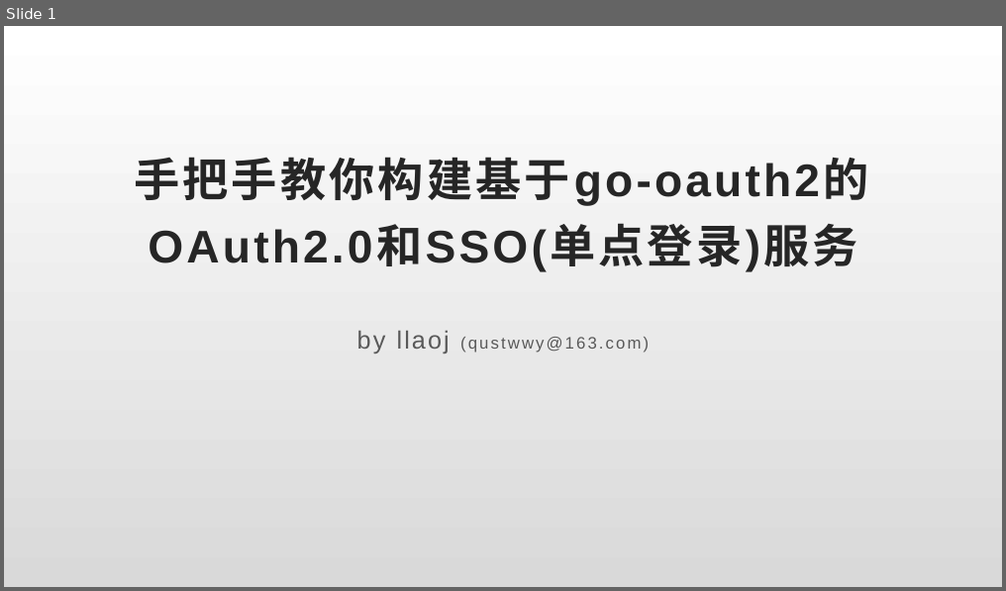
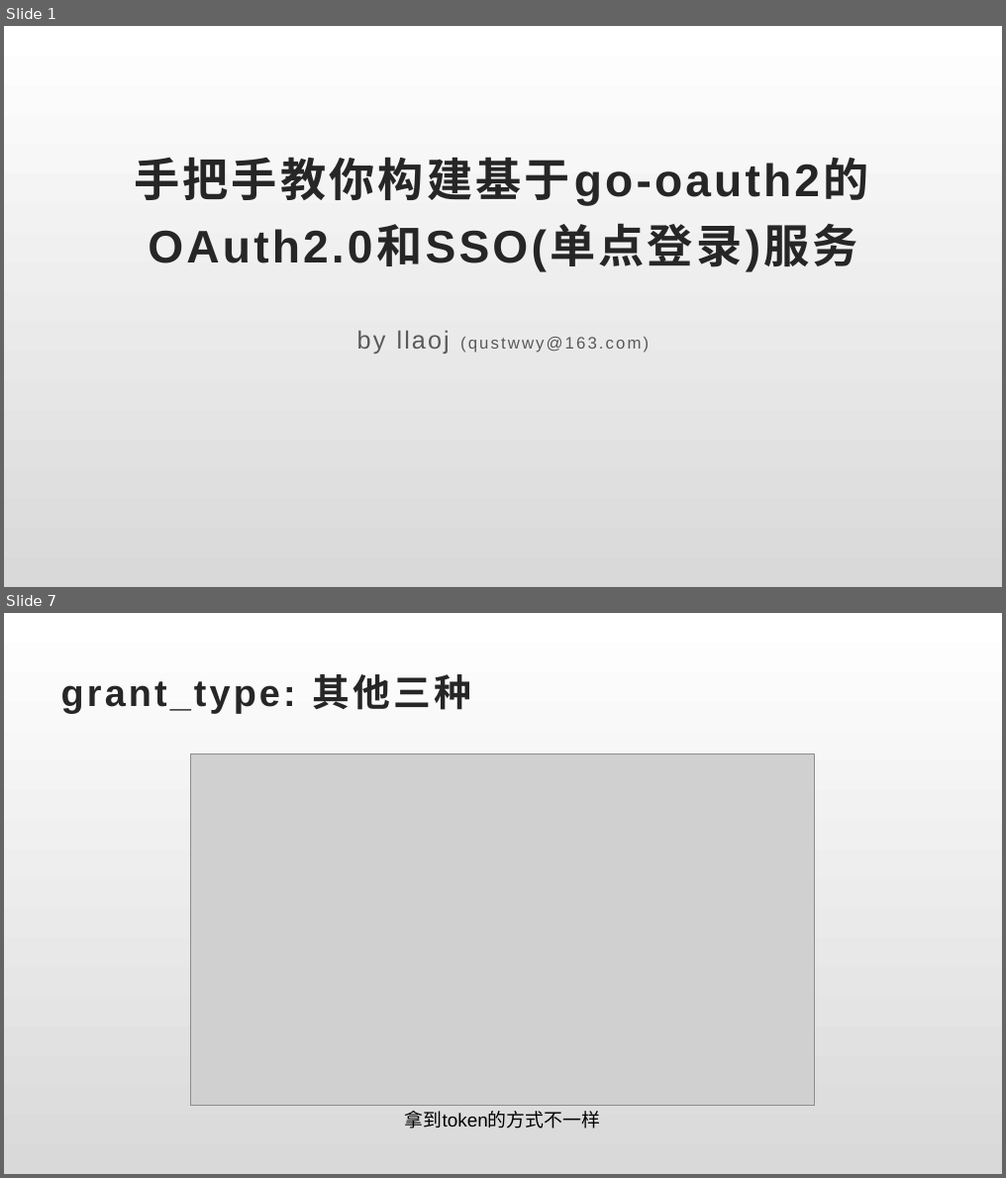
Before and after one commit to llaoj/my-share, a slide deck: gooauth/index.pptx. Shown one above the other, each under a label of ours: slide 1 before the commit, slides 1 and 7 after it; the slides between them are not shown. The pictures are 1006x591 and 1006x1178 pixels, drawn with LibreOffice and Linux fonts; fonts in the diff are those of the drawing; grey boxes stand for pictures. Boxes give left, top, right and bottom in pixels: in the first picture for what was removed or moved away, otherwise in the second. Text is boxed around its words. In the diff, an @@ line names an element or a change of style, - is before the commit and + after.

```diff
--- a/gooauth/index.pptx
+++ b/gooauth/index.pptx
@@ slide 7 added at bbox=[4, 613, 1002, 1174], background #FFFFFF @@
@@ title added at bbox=[61, 674, 471, 713], 36 pt, text #262626, bold @@
+grant_type: 其他三种
@@ picture added at bbox=[191, 755, 815, 1106] @@
@@ text added at bbox=[405, 1111, 600, 1129], 18 pt, text #000000 @@
+拿到token的方式不一样
```
Also in this commit, not shown: 2 slides changed, 7 other slides added, 2 slides removed.
